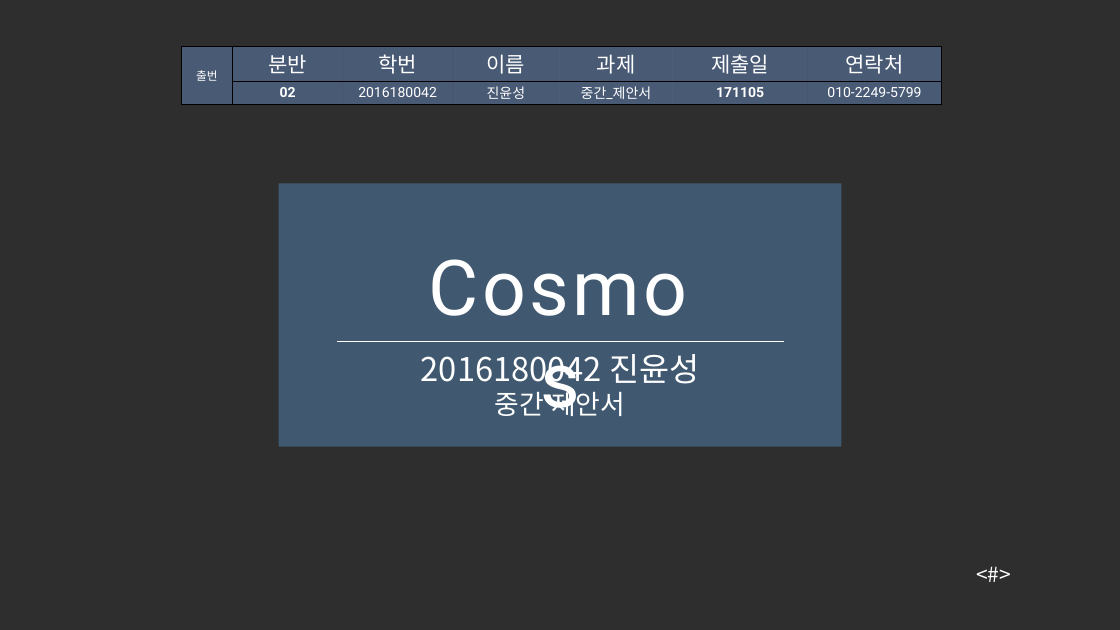
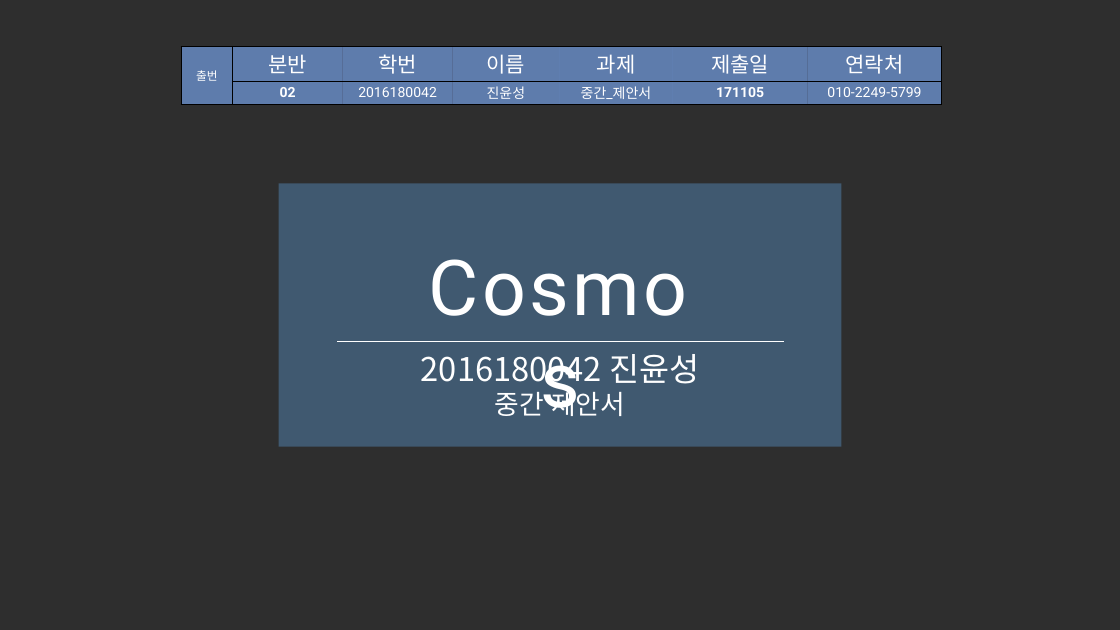
Before and after one commit to iconstudio/2017-Platformer, a slide deck: slide 1 of slides/Cosmos_20171105.pptx. Drawn at 1120x630 pixels with LibreOffice and Linux fonts; fonts in the diff are those of the drawing; background and template pictures are left out; a plain dark background stands for a picture behind light text. Boxes give left, top, right and bottom in pixels: in the first picture for what was removed or moved away, otherwise in the second. Text is boxed around its words. In the diff, an @@ line names an element or a change of style, - is before the commit and + after.

```diff
--- a/slides/Cosmos_20171105.pptx
+++ b/slides/Cosmos_20171105.pptx
@@ table at box(181, 46, 942, 104) @@
@@ fill #729CE0 at 40% opacity to #729CE0 at 71% opacity in 13 cells @@
@@ text removed at box(968, 558, 1069, 592) @@
-<#>
```
Also in this commit, not shown: 9 other slides changed, 4 other files.
